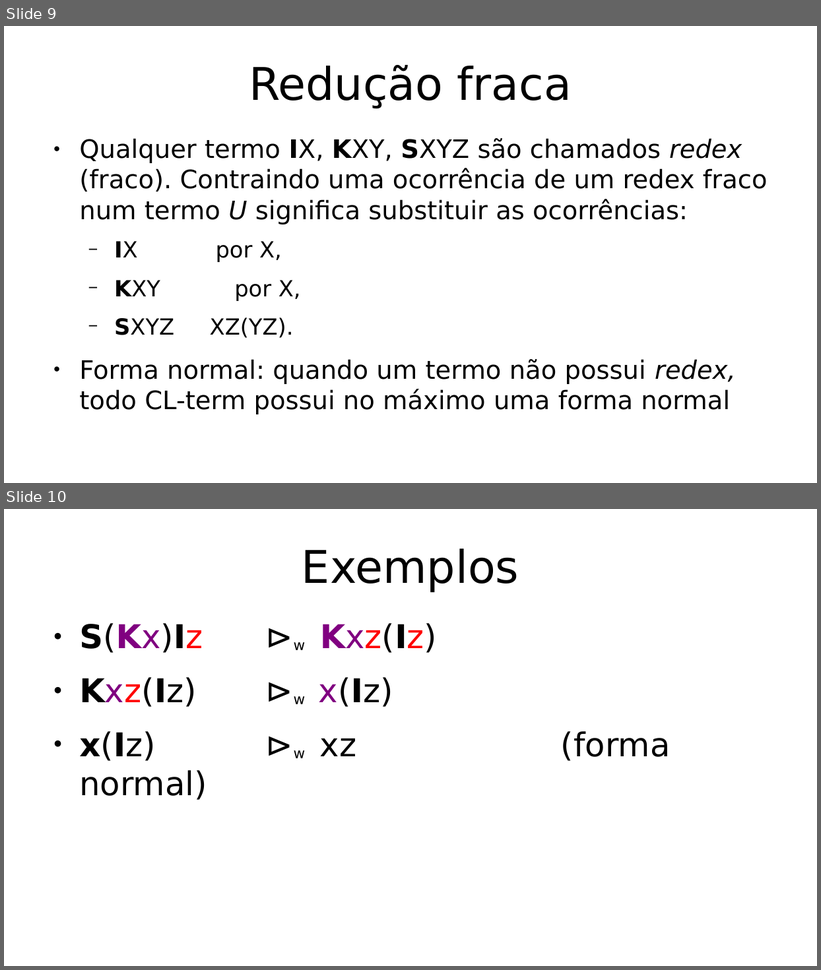
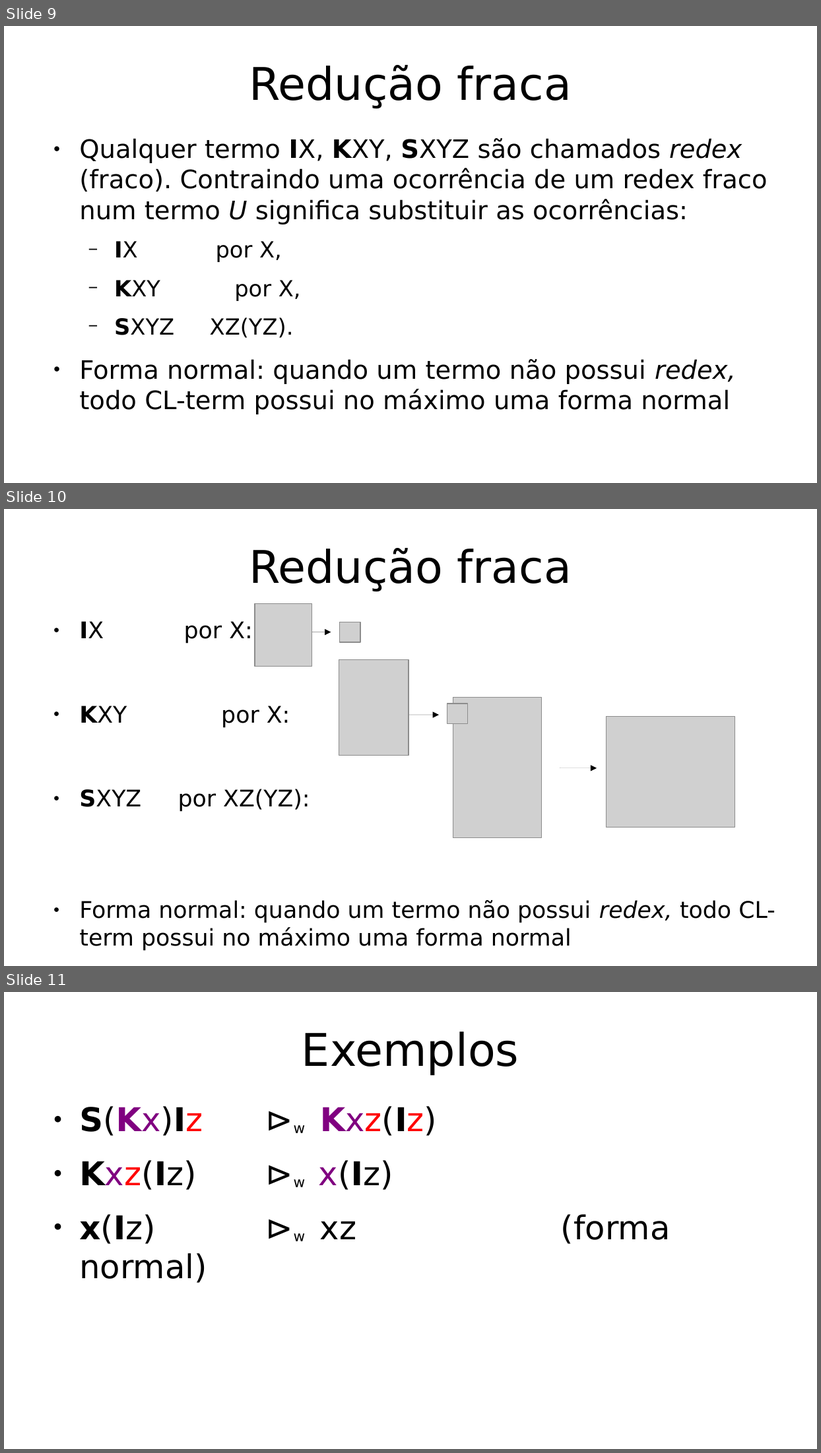
Before and after one commit to hlah/teoria_da_computacao, a slide deck: pesquisa/slides.odp. Shown one above the other, each under a label of ours: slides 9 and 10 before the commit, slides 9, 10 and 11 after it. The pictures are 821x970 and 821x1453 pixels, drawn with LibreOffice and Linux fonts; fonts in the diff are those of the drawing; grey boxes stand for pictures. Boxes give left, top, right and bottom in pixels: in the first picture for what was removed or moved away, otherwise in the second. Text is boxed around its words. In the diff, an @@ line names an element or a change of style, - is before the commit and + after.

```diff
--- a/pesquisa/slides.odp
+++ b/pesquisa/slides.odp
@@ slide 10 added at [4,509,817,966], background #FFFFFF @@
@@ title added at [249,548,572,591], 44 pt, text #000000 @@
+Redução fraca
@@ picture added at [255,603,312,666] @@
@@ text added at [79,621,776,951], 22.4 pt, text #000000 @@
+● IX por X:
+● KXY por X:
+● SXYZ por XZ(YZ):
+● Forma normal: quando um termo não possui redex, todo CL-term possui no máximo uma forma normal
@@ picture added at [340,623,360,642] @@
@@ arrow added from (306, 632) to (331, 632), #000000 0 pt @@
@@ picture added at [339,659,409,755] @@
@@ picture added at [448,704,468,723] @@
@@ picture added at [453,698,542,839] @@
@@ arrow added from (404, 715) to (440, 715), #000000 0 pt @@
@@ picture added at [606,717,735,828] @@
@@ arrow added from (560, 769) to (597, 769), #000000 0 pt @@
@@ what was slide 10 is now slide 11 @@
```
Also in this commit, not shown: 4 slides changed, 1 other slide added, 1 slide removed.
